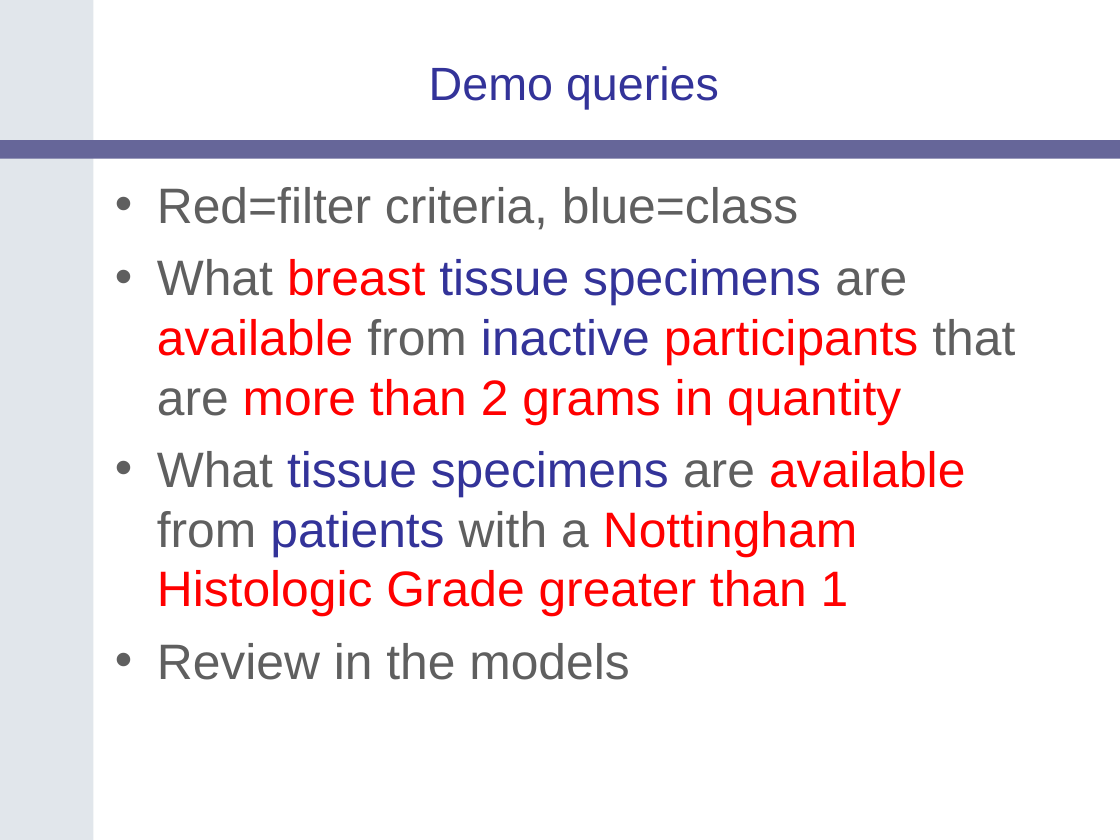
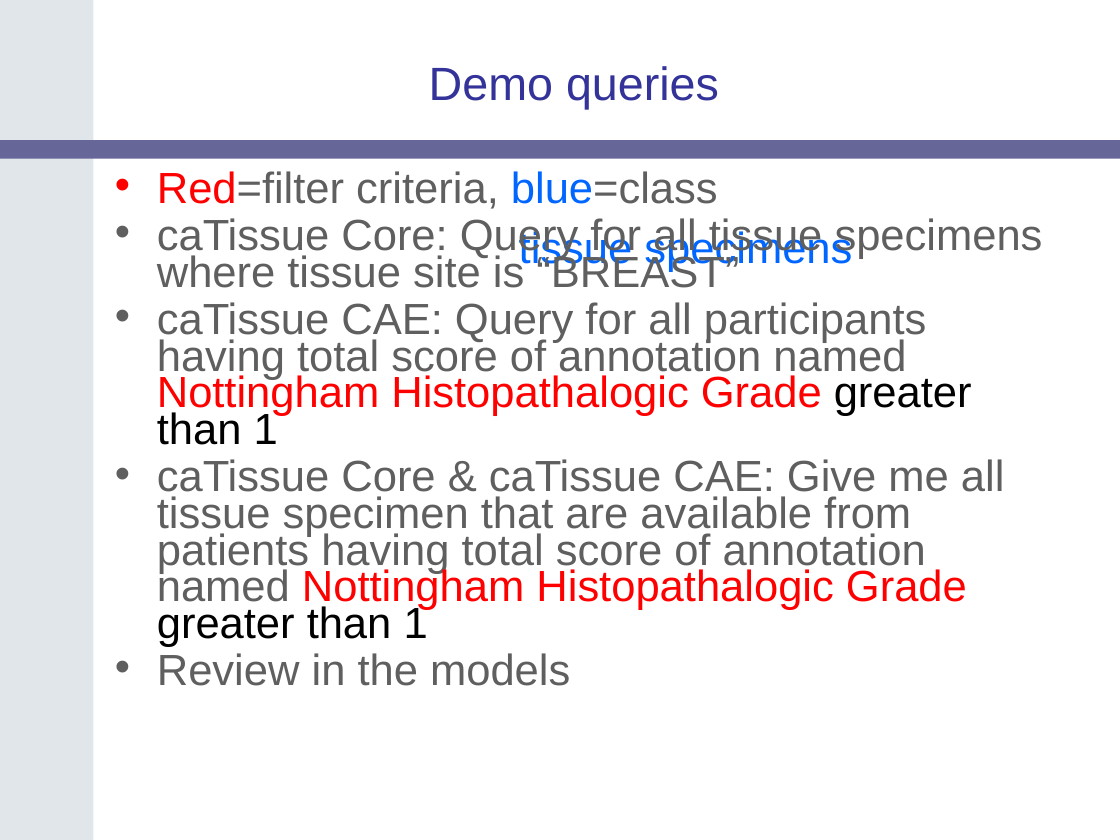
Before and after one commit to NCIP/catrip, a slide deck: slide 12 of catrip/documentation/presentations/catrip_alpha_demo_2006_08_11/catrip_alpha_demo_2006_08_11.ppt (slide 9 before the commit). Drawn at 1120x840 pixels with LibreOffice and Linux fonts; fonts in the diff are those of the drawing; background and template pictures are left out. Boxes give left, top, right and bottom in pixels: in the first picture for what was removed or moved away, otherwise in the second. Text is boxed around its words. In the diff, an @@ line names an element or a change of style, - is before the commit and + after.

```diff
--- a/catrip/documentation/presentations/catrip_alpha_demo_2006_08_11/catrip_alpha_demo_2006_08_11.ppt
+++ b/catrip/documentation/presentations/catrip_alpha_demo_2006_08_11/catrip_alpha_demo_2006_08_11.ppt
@@ text at <box>157,171,718,686</box>: size 32 to 28 pt in "Red=filter criteria, blue=class", "Review in the models"; text colour #5F5F5F to #FF0000 in "Red=filter"; text colour #5F5F5F to #0066FF in "blue=class"; line spacing 1 to 0.7; less space between paragraphs; bullet colour #5F5F5F to #FF0000 @@
@@ text at <box>157,218,1005,647</box>: text changed; size 32 to 28 pt; text colour #FF0000 to #5F5F5F @@
-• What breast tissue specimens are available from inactive participants that are more than 2 grams in quantity
-• What tissue specimens are available from patients with a Nottingham Histologic Grade greater than 1
+• caTissue Core: Query for all tissue specimens where tissue site is “BREAST”
+• caTissue CAE: Query for all participants having total score of annotation named Nottingham Histopathalogic Grade greater than 1
+• caTissue Core & caTissue CAE: Give me all tissue specimen that are available from patients having total score of annotation named Nottingham Histopathalogic Grade greater than 1
@@ rectangle added at <box>519,226,851,264</box>, fill #FFFFFF, 28 pt, text #0066FF @@
+tissue specimens
```
Also in this commit, not shown: 8 other slides changed, 4 slides added, 2 slides removed.
